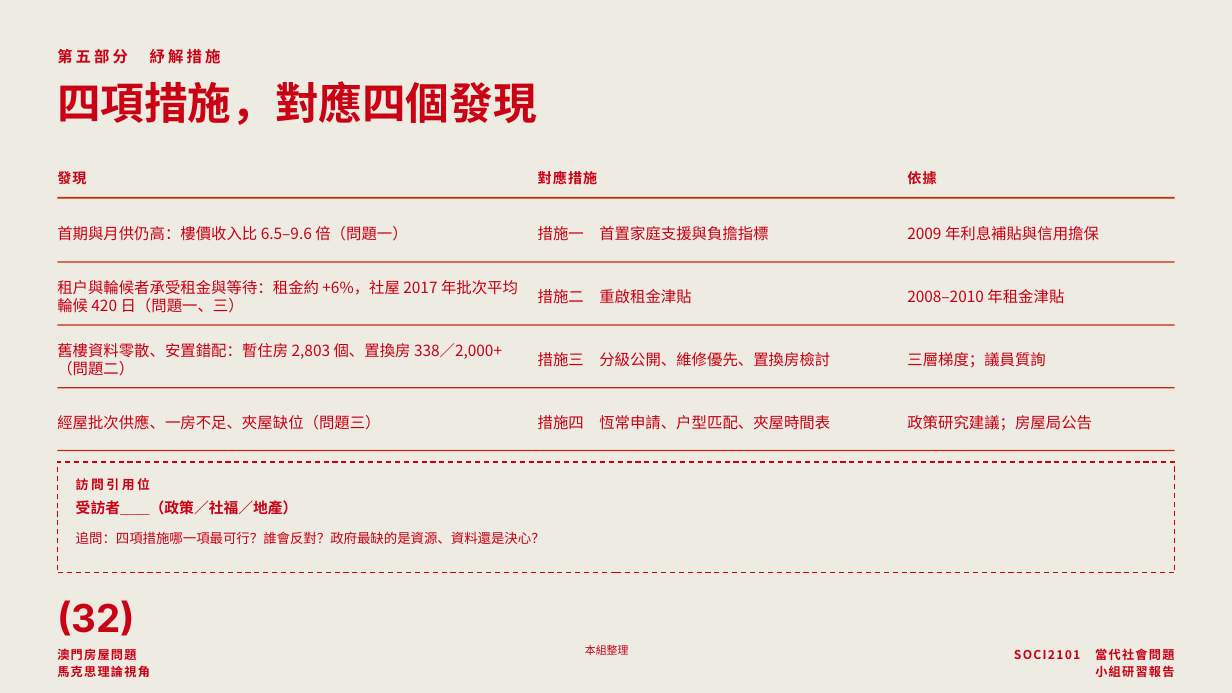
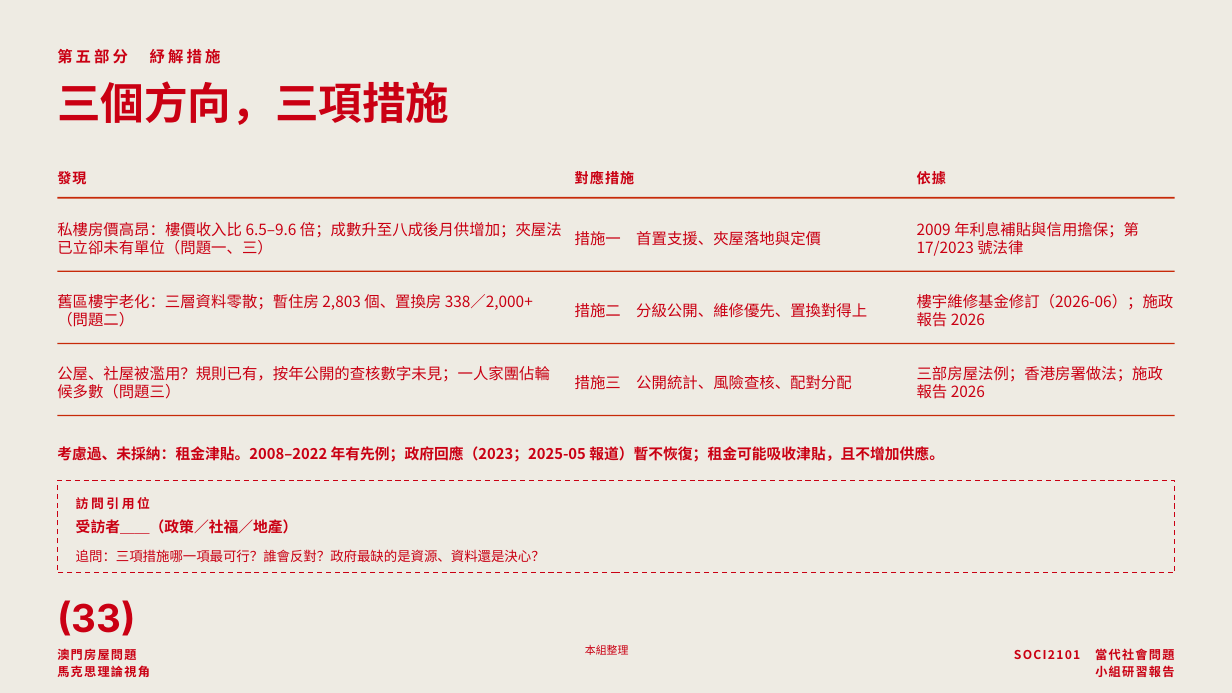
Before and after one commit to lammkiii/-, a slide deck: slide 33 of macau-housing-report/澳門房屋問題-小組研習報告.pptx (slide 32 before the commit). Drawn at 1232x693 pixels with LibreOffice and Linux fonts; fonts in the diff are those of the drawing. Boxes give left, top, right and bottom in pixels: in the first picture for what was removed or moved away, otherwise in the second. Text is boxed around its words. In the diff, an @@ line names an element or a change of style, - is before the commit and + after.

```diff
--- a/macau-housing-report/澳門房屋問題-小組研習報告.pptx
+++ b/macau-housing-report/澳門房屋問題-小組研習報告.pptx
@@ text at bbox=[57, 81, 449, 125]: text changed @@
-四項措施，對應四個發現
+三個方向，三項措施
@@ text "對應措施": place and size @@
-text "對應措施" at bbox=[538, 169, 598, 187]
+text "對應措施" at bbox=[575, 169, 635, 187]
@@ text "依據" rewrapped from bbox=[907, 171, 936, 184] to bbox=[917, 169, 946, 187] @@
@@ text at bbox=[57, 222, 562, 255]: text changed @@
-首期與月供仍高：樓價收入比 6.5–9.6 倍（問題一）
+私樓房價高昂：樓價收入比 6.5–9.6 倍；成數升至八成後月供增加；夾屋法已立卻未有單位（問題一、三）
@@ text at bbox=[575, 231, 821, 246]: text changed @@
-措施一 首置家庭支援與負擔指標
+措施一 首置支援、夾屋落地與定價
@@ text at bbox=[917, 222, 1139, 256]: text changed @@
-2009 年利息補貼與信用擔保
+2009 年利息補貼與信用擔保；第 17/2023 號法律
@@ rectangle: place and size @@
-rectangle at bbox=[57, 262, 1175, 262]
+rectangle at bbox=[57, 271, 1175, 272]
@@ text at bbox=[57, 294, 533, 327]: text changed @@
-舊樓資料零散、安置錯配：暫住房 2,803 個、置換房 338／2,000+（問題二）
+舊區樓宇老化：三層資料零散；暫住房 2,803 個、置換房 338／2,000+（問題二）
@@ text removed at bbox=[57, 280, 518, 313] @@
-租戶與輪候者承受租金與等待：租金約 +6%，社屋 2017 年批次平均輪候 420 日（問題一、三）
@@ text at bbox=[917, 294, 1174, 327]: text changed @@
-2008–2010 年租金津貼
+樓宇維修基金修訂（2026-06）；施政報告 2026
@@ text at bbox=[575, 303, 867, 318]: text changed @@
-措施二 重啟租金津貼
+措施二 分級公開、維修優先、置換對得上
@@ text added at bbox=[57, 366, 550, 399], 12 pt, text #CA0013 @@
+公屋、社屋被濫用？規則已有，按年公開的查核數字未見；一人家團佔輪候多數（問題三）
@@ text at bbox=[575, 375, 852, 390]: text changed @@
-措施三 分級公開、維修優先、置換房檢討
+措施三 公開統計、風險查核、配對分配
@@ text at bbox=[917, 366, 1163, 399]: text changed @@
-三層梯度；議員質詢
+三部房屋法例；香港房署做法；施政報告 2026
@@ rectangle: place and size @@
-rectangle at bbox=[57, 387, 1175, 388]
+rectangle at bbox=[57, 415, 1175, 416]
@@ text removed at bbox=[538, 415, 830, 430] @@
-措施四 恆常申請、戶型匹配、夾屋時間表
@@ text removed at bbox=[907, 415, 1092, 431] @@
-政策研究建議；房屋局公告
@@ text at bbox=[57, 446, 944, 462]: text changed; size 12 to 11.5 pt; bold on @@
-經屋批次供應、一房不足、夾屋缺位（問題三）
+考慮過、未採納：租金津貼。2008–2022 年有先例；政府回應（2023；2025-05 報道）暫不恢復；租金可能吸收津貼，且不增加供應。
@@ rectangle removed at bbox=[57, 450, 1175, 451] @@
@@ rectangle: place and size @@
-rectangle at bbox=[57, 462, 1175, 573]
+rectangle at bbox=[57, 481, 1175, 573]
@@ 2 texts, 1 rectangle: place and size @@
-2 texts, 1 rectangle at bbox=[57, 324, 1175, 515]
+2 texts, 1 rectangle at bbox=[57, 343, 1175, 534]
@@ text at bbox=[76, 549, 545, 562]: text changed @@
-追問：四項措施哪一項最可行？誰會反對？政府最缺的是資源、資料還是決心？
+追問：三項措施哪一項最可行？誰會反對？政府最缺的是資源、資料還是決心？
@@ text at bbox=[57, 600, 136, 636]: text changed @@
-(32)
+(33)
```
Also in this commit, not shown: 17 other slides changed, 5 slides added, 2 slides removed, 3 other files.
